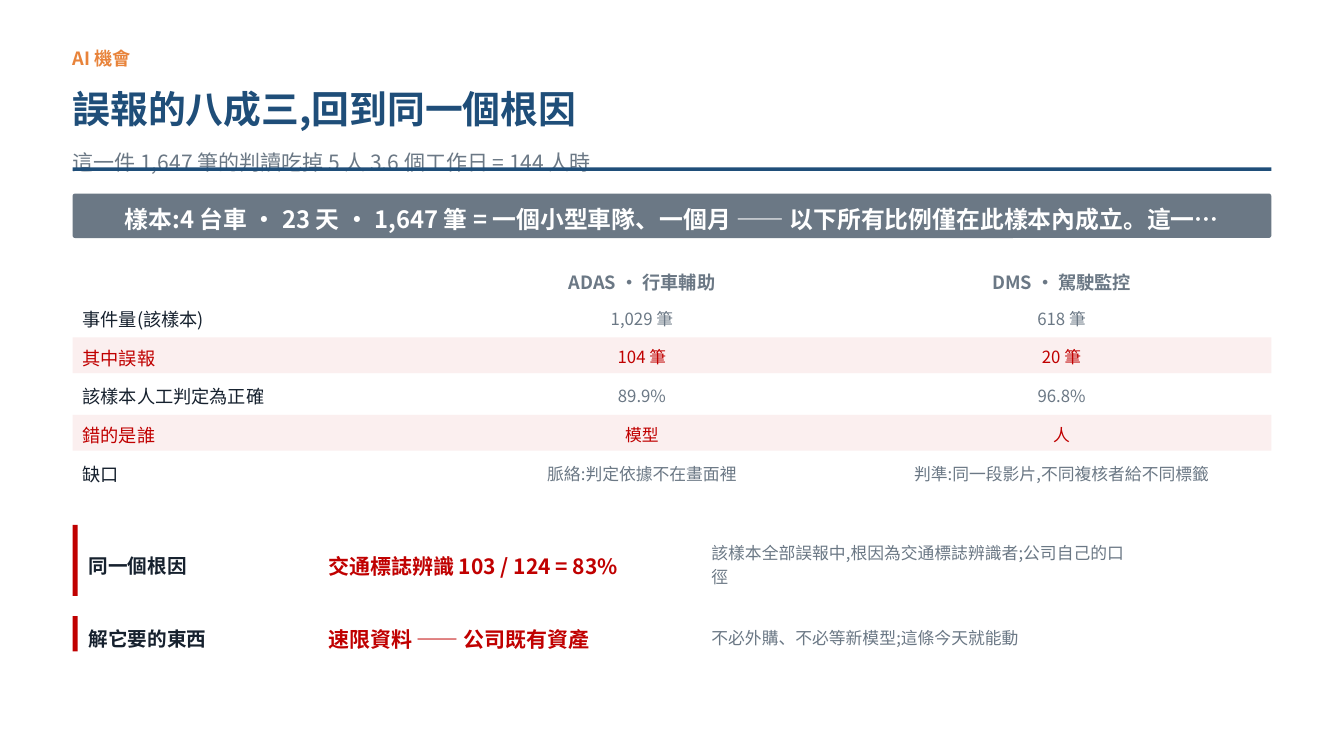
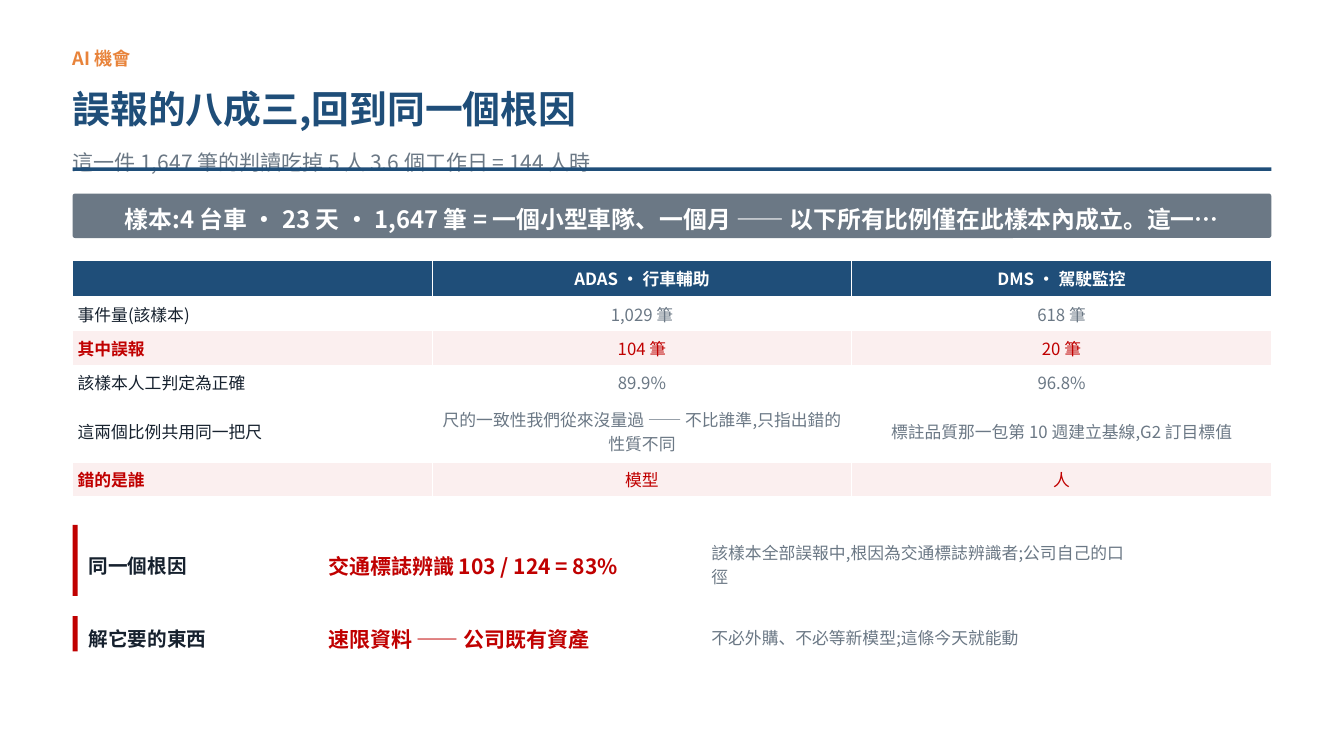
Before and after one commit to pokai-huang0828/UTS_workspace, a slide deck: slide 4 of Artificial Intelligence for Enterprises/Assessment3/Huang_26254793_421104_Assessment 3.pptx. Drawn at 1344x756 pixels with LibreOffice and Linux fonts; fonts in the diff are those of the drawing. Boxes give left, top, right and bottom in pixels: in the first picture for what was removed or moved away, otherwise in the second. Text is boxed around its words. In the diff, an @@ line names an element or a change of style, - is before the commit and + after.

```diff
--- a/Artificial Intelligence for Enterprises/Assessment3/Huang_26254793_421104_Assessment 3.pptx
+++ b/Artificial Intelligence for Enterprises/Assessment3/Huang_26254793_421104_Assessment 3.pptx
@@ table added at (x1=73, y1=260, x2=1271, y2=497), 6 rows, 3 columns @@
+ | ADAS · 行車輔助 | DMS · 駕駛監控
+事件量(該樣本) | 1,029 筆 | 618 筆
+其中誤報 | 104 筆 | 20 筆
+該樣本人工判定為正確 | 89.9% | 96.8%
+這兩個比例共用同一把尺 | 尺的一致性我們從來沒量過 —— 不比誰準,只指出錯的性質不同 | 標註品質那一包第 10 週建立基線,G2 訂目標值
+錯的是誰 | 模型 | 人
@@ text removed at (x1=569, y1=273, x2=716, y2=291) @@
-ADAS · 行車輔助
@@ text removed at (x1=992, y1=273, x2=1131, y2=291) @@
-DMS · 駕駛監控
@@ text removed at (x1=83, y1=310, x2=204, y2=330) @@
-事件量(該樣本)
@@ text removed at (x1=611, y1=311, x2=673, y2=328) @@
-1,029 筆
@@ text removed at (x1=1037, y1=311, x2=1086, y2=327) @@
-618 筆
@@ rectangle removed at (x1=73, y1=338, x2=1271, y2=373) @@
@@ text removed at (x1=83, y1=349, x2=156, y2=367) @@
-其中誤報
@@ text removed at (x1=618, y1=349, x2=666, y2=365) @@
-104 筆
@@ text removed at (x1=1042, y1=349, x2=1081, y2=365) @@
-20 筆
@@ text removed at (x1=83, y1=387, x2=265, y2=405) @@
-該樣本人工判定為正確
@@ text removed at (x1=618, y1=389, x2=666, y2=402) @@
-89.9%
@@ text removed at (x1=1038, y1=389, x2=1086, y2=402) @@
-96.8%
@@ rectangle removed at (x1=73, y1=415, x2=1271, y2=451) @@
@@ text removed at (x1=83, y1=426, x2=156, y2=444) @@
-錯的是誰
@@ text removed at (x1=625, y1=427, x2=659, y2=443) @@
-模型
@@ text removed at (x1=1053, y1=427, x2=1070, y2=442) @@
-人
@@ text removed at (x1=83, y1=465, x2=119, y2=483) @@
-缺口
@@ text removed at (x1=547, y1=466, x2=736, y2=482) @@
-脈絡:判定依據不在畫面裡
@@ text removed at (x1=914, y1=466, x2=1209, y2=483) @@
-判準:同一段影片,不同複核者給不同標籤
```
Also in this commit, not shown: 7 other slides changed, 2 other files.
